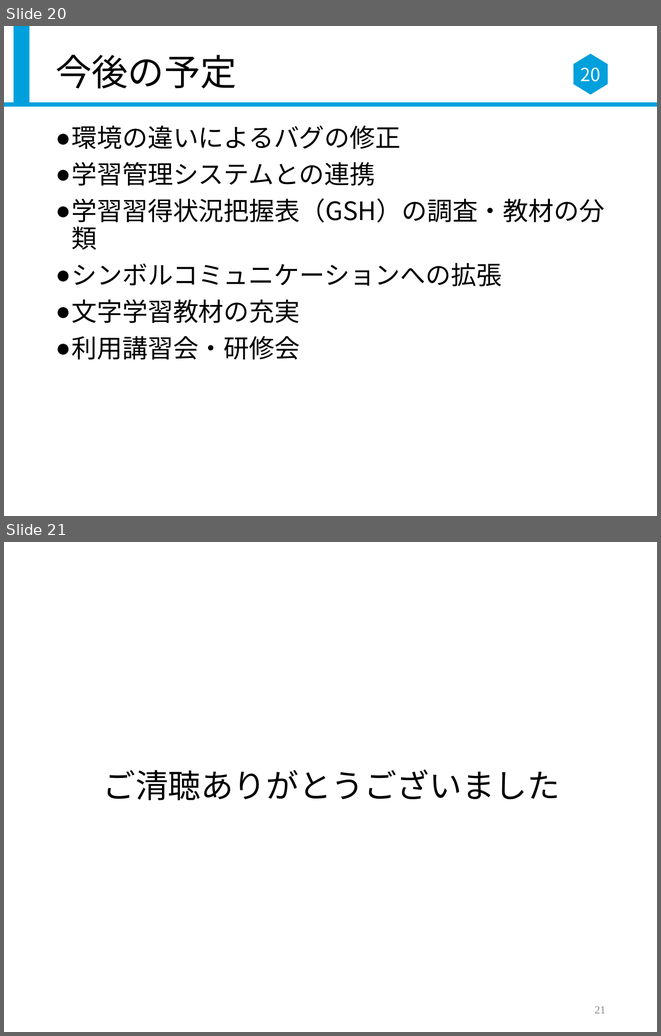
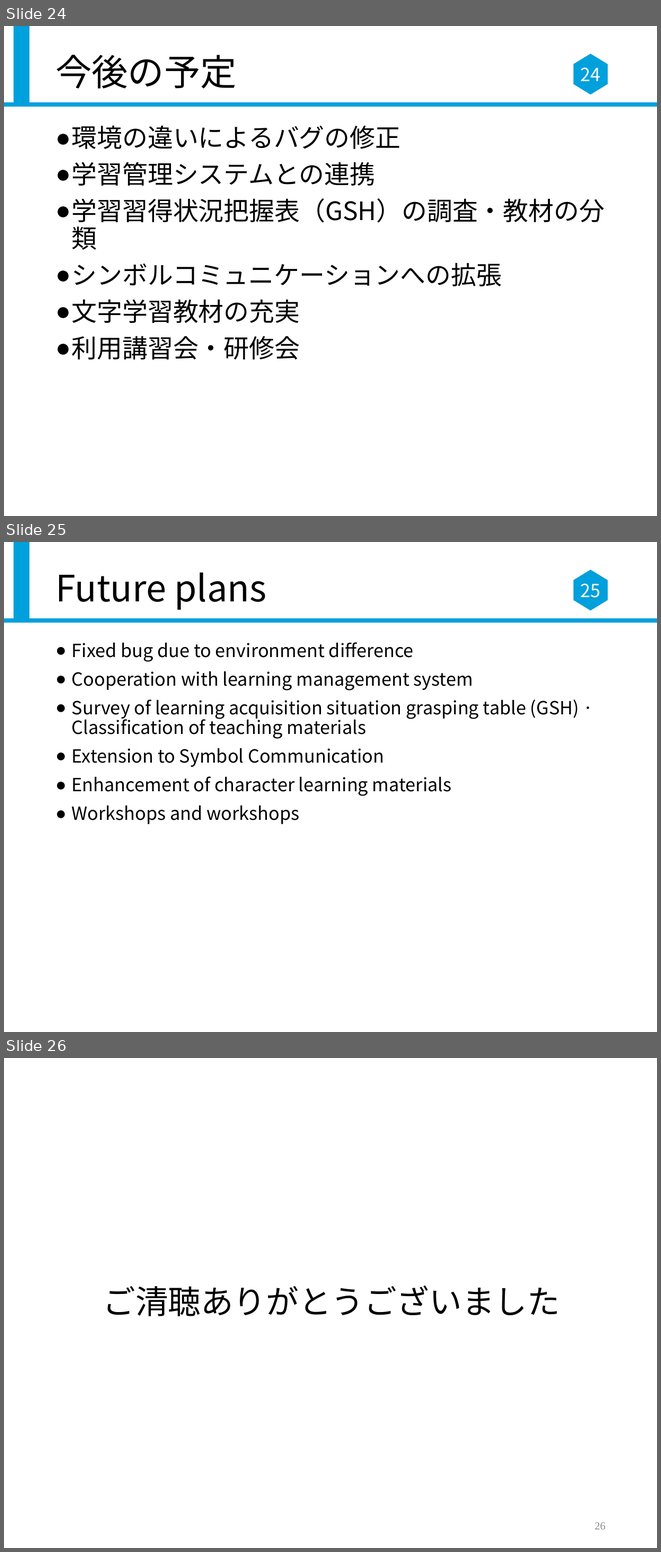
Before and after one commit to mimiiiz/SummerTrainning, a slide deck: 発表スライド432.pptx. Shown one above the other, each under a label of ours: slides 20 and 21 before the commit, slides 24, 25 and 26 after it. The pictures are 661x1036 and 661x1552 pixels, drawn with LibreOffice and Linux fonts; fonts in the diff are those of the drawing. Boxes give left, top, right and bottom in pixels: in the first picture for what was removed or moved away, otherwise in the second. Text is boxed around its words. In the diff, an @@ line names an element or a change of style, - is before the commit and + after.

```diff
--- a/発表スライド432.pptx
+++ b/発表スライド432.pptx
@@ slide 25 added at (4,542,657,1032), background #FFFFFF; not listed: 3 template elements that a slide beside it also shows @@
@@ title added at (55,572,266,610), 40 pt, text #000000 @@
+Future plans
@@ page number added at (580,583,600,598), 20 pt, text #FFFFFF @@
+25
@@ text added at (72,642,579,824), 20 pt, text #000000 @@
+● Fixed bug due to environment difference
+● Cooperation with learning management system
+● Survey of learning acquisition situation grasping table (GSH) · Classification of teaching materials
+● Extension to Symbol Communication
+● Enhancement of character learning materials
+● Workshops and workshops
@@ what was slide 20 is now slide 24 @@
@@ page number at (580,67,600,81): text changed @@
-20
+24
@@ what was slide 21 is now slide 26 @@
@@ page number at (594,1522,605,1529): text changed @@
-21
+26
```
Also in this commit, not shown: 1 slide changed, 4 other slides added.
